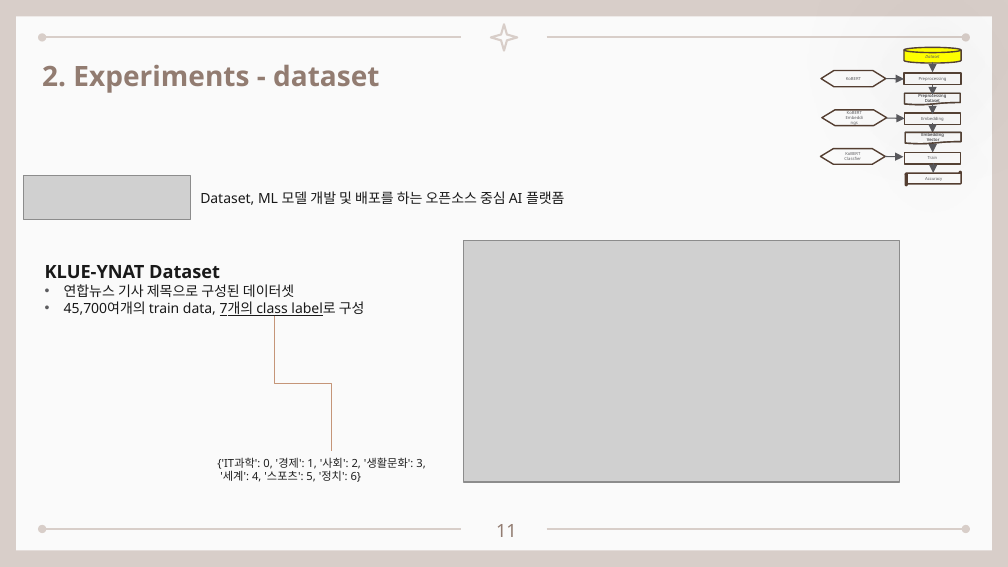
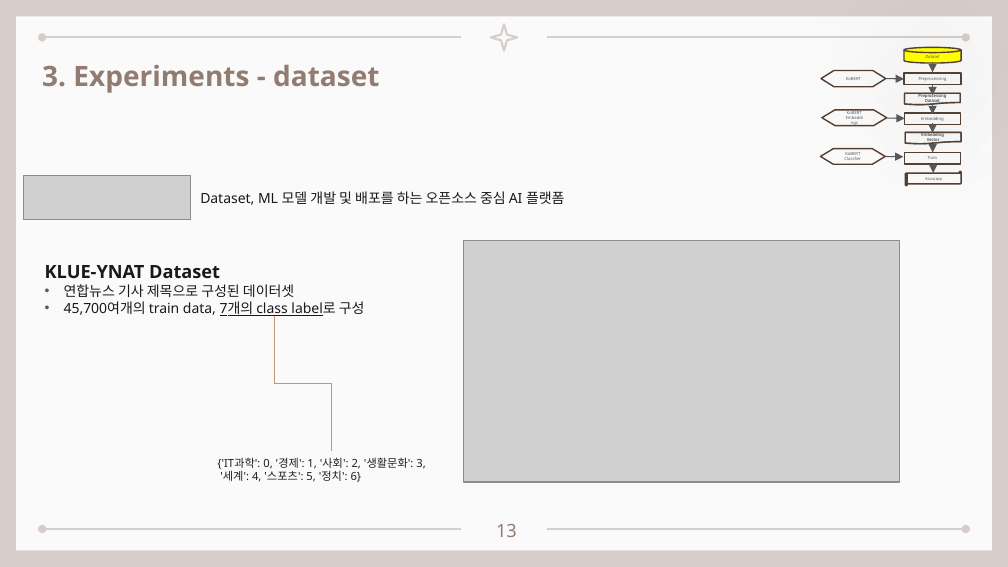
Before and after one commit to seungdeng/DELab, a slide deck: slide 13 of PPT/(이승건)250304_BERT멘토링리뷰.pptx (slide 11 before the commit). Drawn at 1008x567 pixels with LibreOffice and Linux fonts; fonts in the diff are those of the drawing; grey boxes stand for pictures. Boxes give left, top, right and bottom in pixels: in the first picture for what was removed or moved away, otherwise in the second. Text is boxed around its words. In the diff, an @@ line names an element or a change of style, - is before the commit and + after.

```diff
--- a/PPT/(이승건)250304_BERT멘토링리뷰.pptx
+++ b/PPT/(이승건)250304_BERT멘토링리뷰.pptx
@@ text at (42,64,379,93): text changed @@
-2. Experiments - dataset
+3. Experiments - dataset
@@ page number at (496,524,517,537): text changed @@
-11
+13
```
Also in this commit, not shown: 18 other slides changed, 2 slides added, 1 other file.
